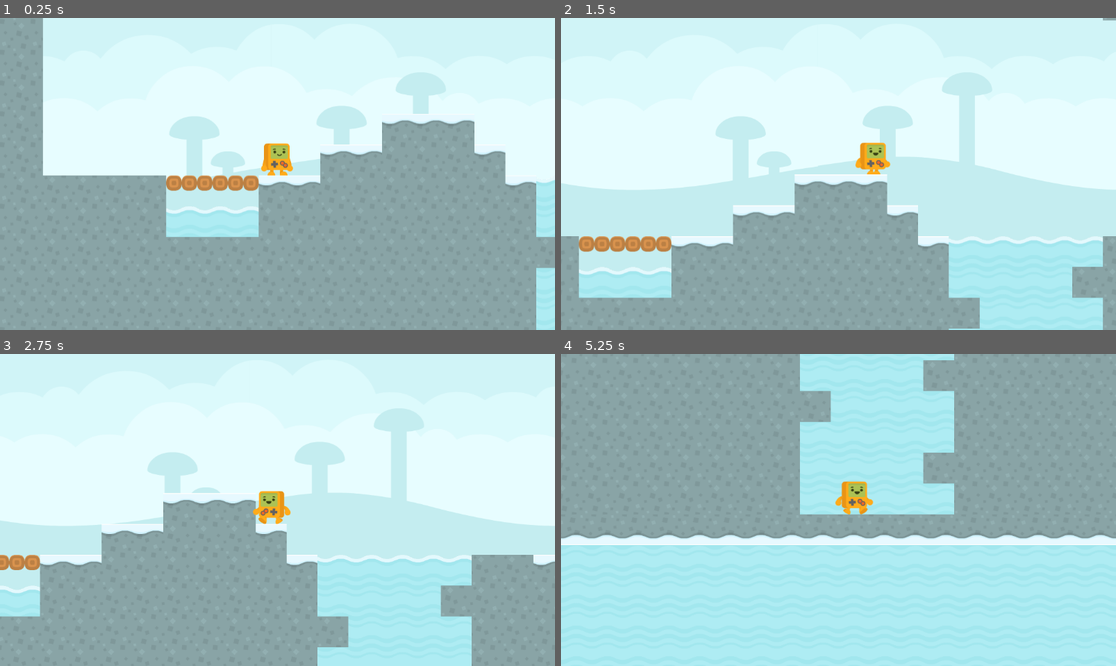
Above: before the commit, frames 1-4 (two rows, left to right).
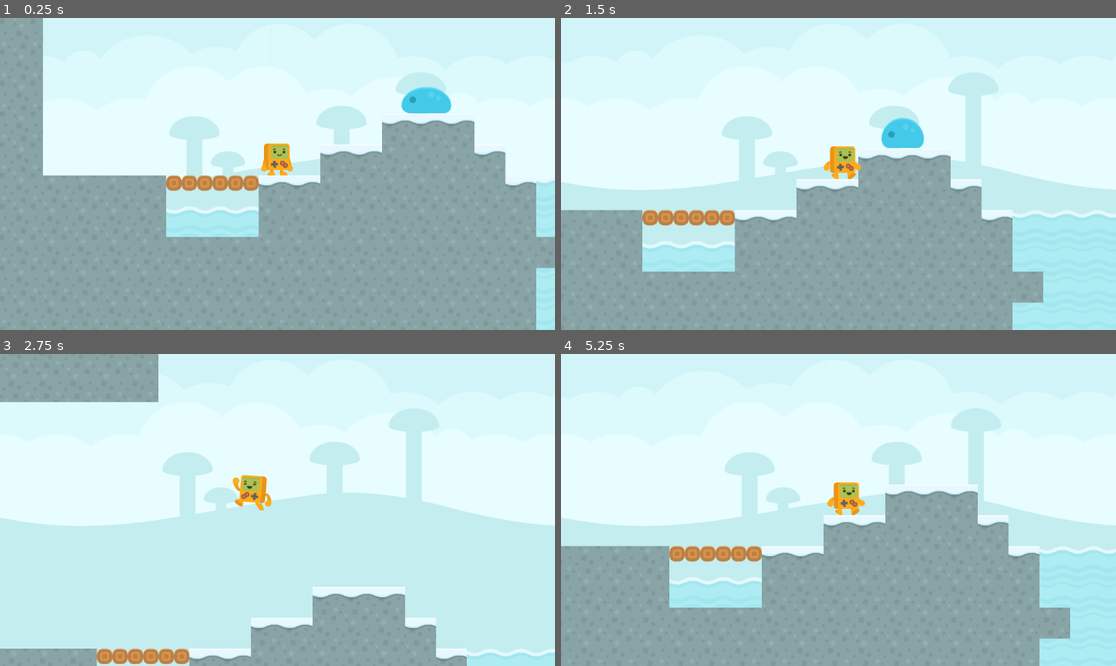
Above: after the commit, the same moments.

Repository: martincaroc/TP-Final_IntroGodot-Brinca
Game: Godot game, scene res://Scenes/Main/level.tscn
The game is run twice, just before and just after one commit, with the same random seed, the same clock (stepped at 60 frames per second) and the same inputs.
Inputs:
- Up to frame 1 (0.25 s): no input
- Up to frame 2 (1.5 s): tap Enter (ui_accept) at 0.5, 0.77 s; hold Right (ui_right) from 0.53 s (still down)
- Up to frame 3 (2.75 s): tap Enter (ui_accept) at 1.52 s; release Right (ui_right) at 2.03 s; hold Left (ui_left) from 2.03 s (still down)
- Up to frame 4 (5.25 s): release Left (ui_left) at 2.78 s; hold Right (ui_right) 2.78-4.28 s; tap Enter (ui_accept) at 3.02, 3.77, 4.52 s; hold Left (ui_left) 4.28-5.03 s; hold Right (ui_right) from 5.03 s (still down)

The runs differ from the first frame. In frame 1, 0.6% of the frame differs, in the area x 72-82%, y 22-31%; in frame 2, 20%; in frame 3, 42%; in frame 4, 90%, in the area x 0-100%, y 0-100%.

Commit message:
[A] Add basic enemie slime n collision

Diff:
--- /dev/null
+++ b/Scenes/Enemies/slime.tscn
@@ -0,0 +1,54 @@
+[gd_scene load_steps=7 format=3 uid="uid://27ijup8pduat"]
+
+[ext_resource type="Texture2D" uid="uid://bo64rryceef4b" path="res://Assets/Enemy Sprites/slimeBlue_dead.png" id="1_g2wy8"]
+[ext_resource type="Texture2D" uid="uid://cbe1qtg1fylys" path="res://Assets/Enemy Sprites/slimeBlue_hit.png" id="2_jjxlj"]
+[ext_resource type="Texture2D" uid="uid://n5cve1o52dl" path="res://Assets/Enemy Sprites/slimeBlue.png" id="3_0g7pj"]
+[ext_resource type="Texture2D" uid="uid://ejph404y4jva" path="res://Assets/Enemy Sprites/slimeBlue_move.png" id="4_mmojf"]
+
+[sub_resource type="SpriteFrames" id="SpriteFrames_k4fns"]
+animations = [{
+"frames": [{
+"duration": 1.0,
+"texture": ExtResource("1_g2wy8")
+}],
+"loop": true,
+"name": &"dead",
+"speed": 5.0
+}, {
+"frames": [{
+"duration": 1.0,
+"texture": ExtResource("2_jjxlj")
+}],
+"loop": true,
+"name": &"hit",
+"speed": 5.0
+}, {
+"frames": [{
+"duration": 1.0,
+"texture": ExtResource("3_0g7pj")
+}, {
+"duration": 1.0,
+"texture": ExtResource("4_mmojf")
+}],
+"loop": true,
+"name": &"idle",
+"speed": 4.0
+}]
+
+[sub_resource type="RectangleShape2D" id="RectangleShape2D_tgn0o"]
+size = Vector2(84.5, 47)
+
+[node name="Slime" type="Area2D"]
+collision_layer = 2
+collision_mask = 0
+
+[node name="AnimatedSprite2D" type="AnimatedSprite2D" parent="."]
+position = Vector2(0, -64)
+sprite_frames = SubResource("SpriteFrames_k4fns")
+animation = &"idle"
+autoplay = "idle"
+frame_progress = 0.795205
+
+[node name="CollisionShape2D" type="CollisionShape2D" parent="."]
+position = Vector2(0.25, -24.5)
+shape = SubResource("RectangleShape2D_tgn0o")
--- a/Scenes/Main/level.tscn
+++ b/Scenes/Main/level.tscn
@@ -1,8 +1,9 @@
-[gd_scene load_steps=6 format=4 uid="uid://bpp4fy7fohjrg"]
+[gd_scene load_steps=7 format=4 uid="uid://bpp4fy7fohjrg"]
 
 [ext_resource type="Texture2D" uid="uid://cvbmv1cu15ouu" path="res://Assets/backgrounds/blue_shroom.png" id="1_0kmm0"]
 [ext_resource type="Texture2D" uid="uid://cipomwjuw5slb" path="res://Assets/tiles/platformPack_tilesheet.png" id="1_c5d3a"]
 [ext_resource type="PackedScene" uid="uid://dsvr22dvmbm46" path="res://Scenes/Main/player.tscn" id="1_gv45v"]
+[ext_resource type="PackedScene" uid="uid://27ijup8pduat" path="res://Scenes/Enemies/slime.tscn" id="4_53hur"]
 
 [sub_resource type="TileSetAtlasSource" id="TileSetAtlasSource_tgbvb"]
 texture = ExtResource("1_c5d3a")
@@ -43,3 +44,8 @@
 
 [node name="Camera2D2" type="Camera2D" parent="Player"]
 position_smoothing_enabled = true
+
+[node name="Enemies" type="Node2D" parent="."]
+
+[node name="Slime" parent="Enemies" instance=ExtResource("4_53hur")]
+position = Vector2(348, -129)
--- a/Scenes/Main/player.gd
+++ b/Scenes/Main/player.gd
@@ -1,13 +1,14 @@
 extends CharacterBody2D
 
 
-const SPEED = 400.0
-const JUMP_VELOCITY = -700.0
+const SPEED = 300.0
+const JUMP_VELOCITY = -600.0
 
 
 func _physics_process(delta):
 	# Add the gravity.
-	var gravity = get_gravity() *1.6
+	var gravity = get_gravity() * 1.4
+
 	if not is_on_floor():
 		velocity += gravity * delta
 
@@ -38,3 +39,13 @@
 		$AnimatedSprite2D.play("walk")
 	else:
 		$AnimatedSprite2D.play("idle")
+
+
+func _on_area_2d_area_entered(_area):
+	if position.y > _area.position.y:
+		print("perdi?")
+		get_tree().reload_current_scene()
+	else:
+		print("gane?")
+		_area.queue_free()
+		velocity.y = JUMP_VELOCITY
--- a/Scenes/Main/player.tscn
+++ b/Scenes/Main/player.tscn
@@ -53,3 +53,14 @@
 autoplay = "idle"
 frame = 1
 frame_progress = 0.215595
+
+[node name="Area2D" type="Area2D" parent="."]
+collision_layer = 0
+collision_mask = 2
+
+[node name="CollisionShape2D" type="CollisionShape2D" parent="Area2D"]
+position = Vector2(-1, -34)
+shape = SubResource("RectangleShape2D_ne3ud")
+debug_color = Color(0.210237, 0.640036, 1.92523e-07, 0.42)
+
+[connection signal="area_entered" from="Area2D" to="." method="_on_area_2d_area_entered"]
